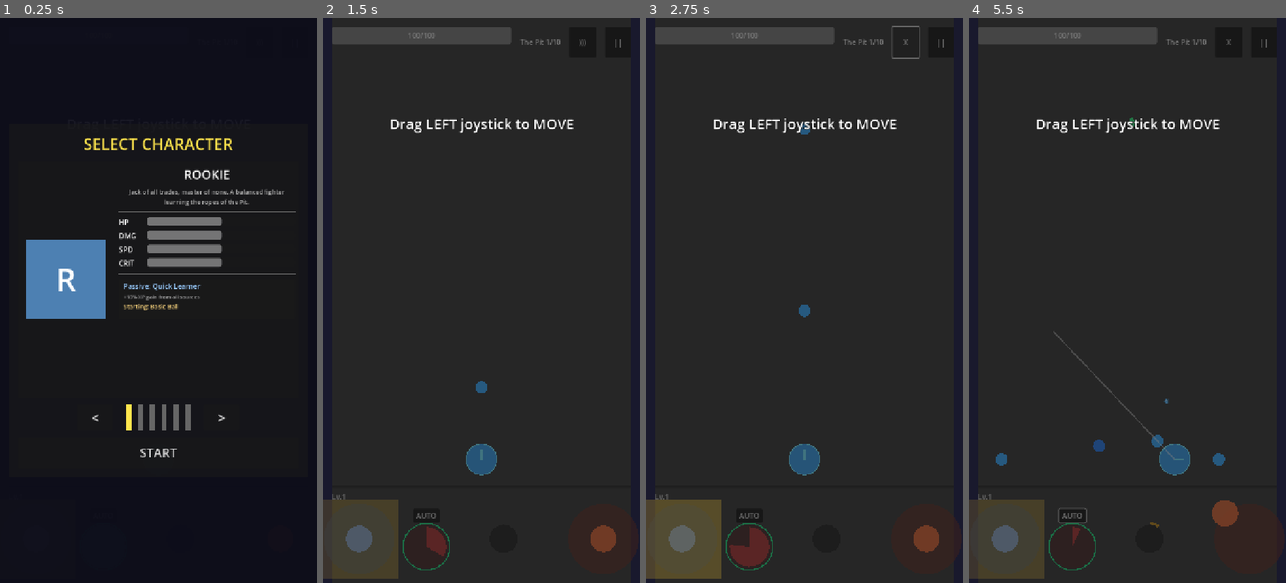
Above: before the commit, frames 1-4 (left to right).
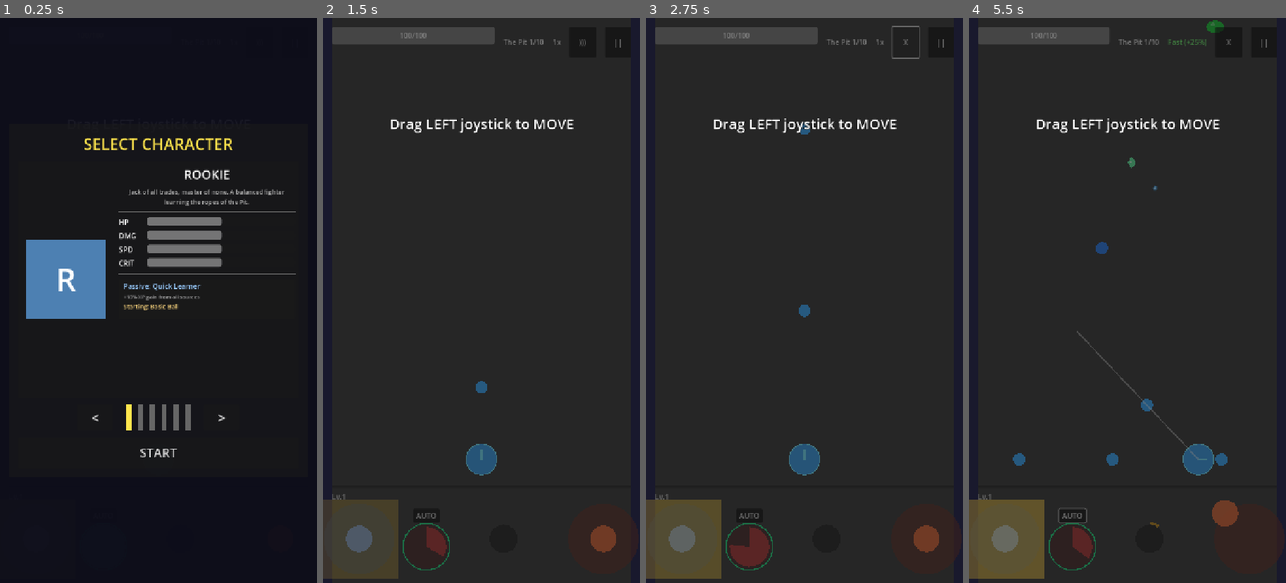
Above: after the commit, the same moments.

Repository: Randroids-Dojo/GoPit
Game: Godot game, scene res://scenes/game.tscn
Two runs of this game, one before a commit and one after it. Both use one fixed random seed, a clock stepped at 60 frames per second and the inputs below.
Inputs (mouse positions are in pixels of both pictures, inside the frame that each line leads up to):
- Up to frame 1 (0.25 s): no input
- Up to frame 2 (1.5 s): click "START" at 0.5 s; click "START" at 1.25 s
- Up to frame 3 (2.75 s): click ")))" at 2 s
- Up to frame 4 (5.5 s): drag from (1003, 537) to (1127, 458) at 2.77 s; drag from (1073, 549) to (1127, 458) at 3.52 s; move the mouse to (1149, 537) at 4.27 s; hold D (move_right) 4.28-5 s; hold R (toggle_speed, bound only after the commit) 4.28-5 s; tap Left (aim_left) at 4.35 s; click (1149, 537) at 4.42 s; drag from (1247, 537) to (1175, 458) at 5.02 s

The runs differ from the first frame. In frame 2, 0.2% of the frame differs, in the area x 24-76%, y 1-5%; in frame 3, 0.2%; in frame 4, 5.7%, in the area x 0-82%, y 0-100%.

Commit message:
Add speed toggle system with loot bonus
Players can now toggle game speed with R key for strategic play:
- Normal (1.0x) - no bonus
- Fast (1.5x) - +25% loot
- Fast+2 (2.5x) - +50% loot
- Fast+3 (4.0x) - +100% loot

Implementation:
- game_manager.gd: Add SpeedTier enum, toggle_speed(), set_speed_tier()
  methods, loot multiplier integration with Engine.time_scale
- game_controller.gd: Handle R key input for speed toggle
- speed_indicator.gd: HUD label showing current speed and loot bonus
- project.godot: Add toggle_speed input action (R key)

Tests: 7 new tests in test_speed_toggle.py

Diff:
--- a/project.godot
+++ b/project.godot
@@ -117,6 +117,11 @@
 "events": [Object(InputEventKey,"resource_local_to_scene":false,"resource_name":"","device":-1,"window_id":0,"alt_press …(191 unchanged characters)…
 ]
 }
+toggle_speed={
+"deadzone": 0.5,
+"events": [Object(InputEventKey,"resource_local_to_scene":false,"resource_name":"","device":-1,"window_id":0,"alt_pressed":false,"shift_pressed":false,"ctrl_pressed":false,"meta_pressed":false,"pressed":false,"keycode":0,"physical_keycode":82,"key_label":0,"unicode":114,"location":0,"echo":false,"script":null)
+]
+}
 
 [audio]
 
--- a/scenes/game.tscn
+++ b/scenes/game.tscn
@@ -24,6 +24,7 @@
 [ext_resource type="Script" path="res://scripts/entities/baby_ball_spawner.gd" id="19_baby_spawner"]
 [ext_resource type="PackedScene" uid="uid://boss_hp_bar_scene" path="res://scenes/ui/boss_hp_bar.tscn" id="21_boss_hp"]
 [ext_resource type="Script" path="res://scripts/ui/ultimate_button.gd" id="22_ultimate"]
+[ext_resource type="Script" path="res://scripts/ui/speed_indicator.gd" id="speed_indicator"]
 
 [sub_resource type="RectangleShape2D" id="RectangleShape2D_wall"]
 size = Vector2(20, 1280)
@@ -141,6 +142,12 @@
 layout_mode = 2
 text = "Wave 1"
 horizontal_alignment = 2
+
+[node name="SpeedIndicator" type="Label" parent="UI/HUD/TopBar"]
+layout_mode = 2
+text = "1x"
+horizontal_alignment = 1
+script = ExtResource("speed_indicator")
 
 [node name="MuteButton" type="Button" parent="UI/HUD/TopBar"]
 custom_minimum_size = Vector2(60, 60)
--- a/scripts/autoload/game_manager.gd
+++ b/scripts/autoload/game_manager.gd
@@ -26,6 +26,7 @@
 signal ultimate_charge_changed(current: float, max_val: float)
 signal invincibility_changed(is_invincible: bool)
 signal shooting_changed(is_shooting: bool)
+signal speed_tier_changed(tier: int, multiplier: float, loot_bonus: float)
 
 # Combo system
 var combo_count: int = 0
@@ -40,6 +41,17 @@
 # Shooting slows movement (creates trade-off: autofire = damage but slow, manual = full speed)
 const SHOOTING_SPEED_MULT: float = 0.5  # 50% speed while shooting
 var is_shooting: bool = false
+
+# Game speed toggle system (like BallxPit)
+# Press R to cycle: Normal -> Fast -> Fast+2 -> Fast+3 -> Normal
+enum SpeedTier { NORMAL, FAST, FAST_2, FAST_3 }
+const SPEED_TIER_DATA := {
+	SpeedTier.NORMAL: {"speed": 1.0, "loot": 1.0, "name": "Normal"},
+	SpeedTier.FAST: {"speed": 1.5, "loot": 1.25, "name": "Fast"},
+	SpeedTier.FAST_2: {"speed": 2.5, "loot": 1.5, "name": "Fast+2"},
+	SpeedTier.FAST_3: {"speed": 4.0, "loot": 2.0, "name": "Fast+3"},
+}
+var current_speed_tier: SpeedTier = SpeedTier.NORMAL
 
 var current_state: GameState = GameState.MENU:
 	set(value):
@@ -273,7 +285,7 @@
 
 
 func add_xp(amount: int) -> void:
-	var final_xp: int = int(amount * get_combo_multiplier() * get_xp_multiplier())
+	var final_xp: int = int(amount * get_combo_multiplier() * get_xp_multiplier() * get_loot_multiplier())
 	current_xp += final_xp
 	if current_xp >= xp_to_next_level:
 		trigger_level_up()
@@ -440,6 +452,43 @@
 	if is_shooting:
 		base *= SHOOTING_SPEED_MULT
 	return base
+
+
+# === Game speed toggle system ===
+
+func toggle_speed() -> void:
+	## Cycle to next speed tier (R key)
+	var next_tier := (current_speed_tier + 1) % 4
+	set_speed_tier(next_tier)
+
+
+func set_speed_tier(tier: int) -> void:
+	## Set specific speed tier (0-3)
+	tier = clampi(tier, 0, 3)
+	if current_speed_tier == tier:
+		return
+
+	current_speed_tier = tier as SpeedTier
+	var data: Dictionary = SPEED_TIER_DATA[current_speed_tier]
+	Engine.time_scale = data["speed"]
+	speed_tier_changed.emit(current_speed_tier, data["speed"], data["loot"])
+
+
+func get_speed_tier() -> int:
+	return current_speed_tier
+
+
+func get_speed_tier_name() -> String:
+	return SPEED_TIER_DATA[current_speed_tier]["name"]
+
+
+func get_speed_multiplier() -> float:
+	return SPEED_TIER_DATA[current_speed_tier]["speed"]
+
+
+func get_loot_multiplier() -> float:
+	## Returns loot multiplier based on speed tier (higher speed = more loot)
+	return SPEED_TIER_DATA[current_speed_tier]["loot"]
 
 
 func advance_wave() -> void:
@@ -457,6 +506,9 @@
 	leadership = 0.0
 	is_endless_mode = false
 	ultimate_charge = 0.0
+	# Reset speed tier
+	current_speed_tier = SpeedTier.NORMAL
+	Engine.time_scale = 1.0
 	# Reset session stats
 	stats["enemies_killed"] = 0
 	stats["balls_fired"] = 0
--- a/scripts/game/game_controller.gd
+++ b/scripts/game/game_controller.gd
@@ -635,6 +635,11 @@
 		if GameManager.current_state == GameManager.GameState.PLAYING:
 			try_catch_ball()
 
+	# Toggle game speed with R
+	if event.is_action_pressed("toggle_speed"):
+		if GameManager.current_state == GameManager.GameState.PLAYING:
+			GameManager.toggle_speed()
+
 
 func _input(event: InputEvent) -> void:
 	"""Handle touch/click input for ball catching in game area"""
--- /dev/null
+++ b/scripts/ui/speed_indicator.gd
@@ -0,0 +1,34 @@
+extends Label
+## Speed indicator - shows current game speed tier in HUD
+
+
+func _ready() -> void:
+	# Connect to speed tier changes
+	GameManager.speed_tier_changed.connect(_on_speed_tier_changed)
+	# Set initial state
+	_update_display()
+
+
+func _on_speed_tier_changed(_tier: int, _multiplier: float, _loot_bonus: float) -> void:
+	_update_display()
+
+
+func _update_display() -> void:
+	var tier_name := GameManager.get_speed_tier_name()
+	var loot_mult := GameManager.get_loot_multiplier()
+
+	if GameManager.current_speed_tier == GameManager.SpeedTier.NORMAL:
+		text = "1x"
+		modulate = Color.WHITE
+	else:
+		# Show speed with loot bonus
+		var loot_bonus := int((loot_mult - 1.0) * 100)
+		text = "%s (+%d%%)" % [tier_name, loot_bonus]
+		# Color based on tier
+		match GameManager.current_speed_tier:
+			GameManager.SpeedTier.FAST:
+				modulate = Color(0.5, 1.0, 0.5)  # Light green
+			GameManager.SpeedTier.FAST_2:
+				modulate = Color(1.0, 1.0, 0.3)  # Yellow
+			GameManager.SpeedTier.FAST_3:
+				modulate = Color(1.0, 0.5, 0.3)  # Orange
Not shown, added: tests/test_speed_toggle.py
